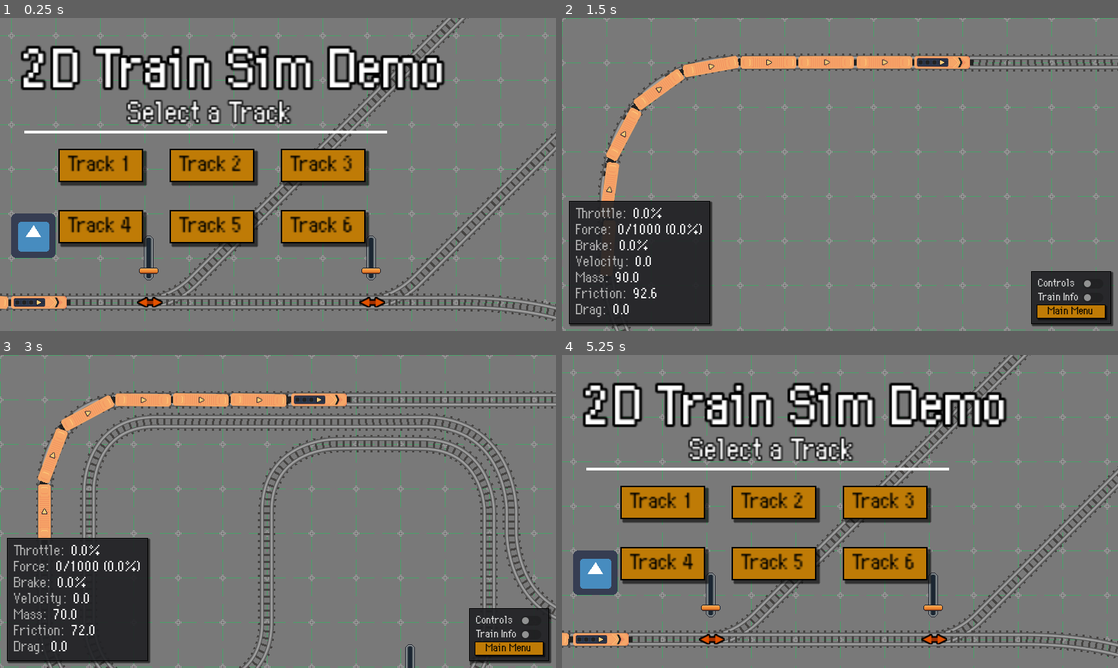
Above: before the commit, frames 1-4 (two rows, left to right).
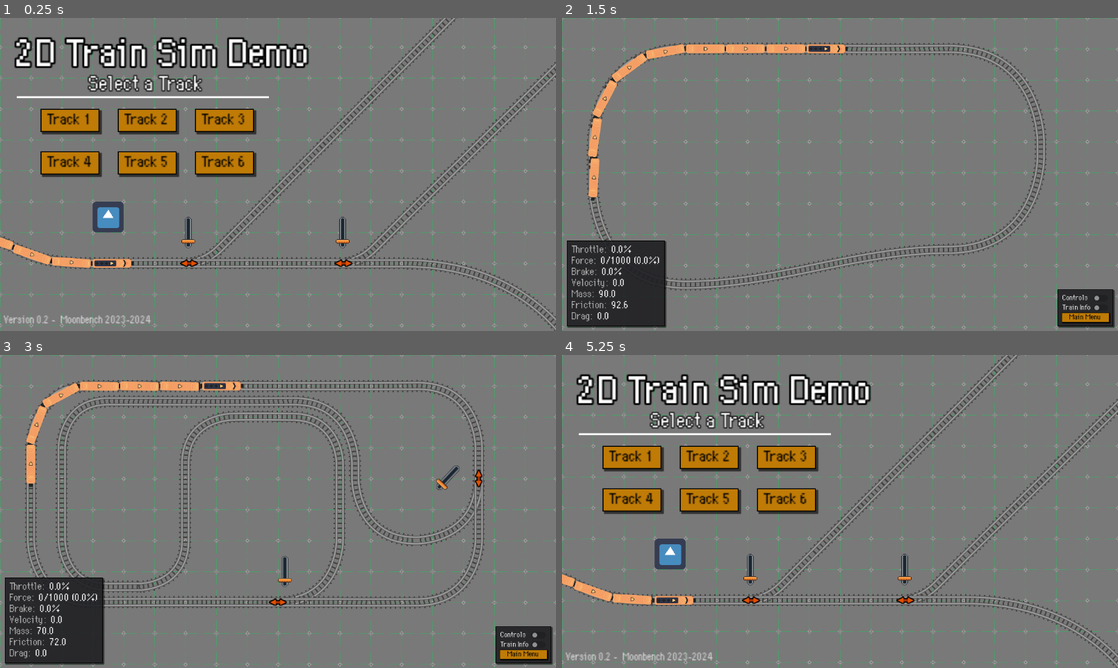
Above: after the commit, the same moments.

Repository: moonbench/simple-godot-train
Game: Godot game, scene res://Demo/Scenes/Game.tscn
Same seed, same stepped clock (60 frames per second), same inputs: the game is played once before the commit and once after it. The engine's default icon, where the game draws it, is replaced by a stand-in: a white triangle on a blue panel in a dark square.
Inputs (mouse positions are in pixels of both pictures, inside the frame that each line leads up to):
- Up to frame 1 (0.25 s): no input
- Up to frame 2 (1.5 s): click (712, 259) at 0.52 s; click "Track 1" at 1.25 s
- Up to frame 3 (3 s): click "Main Menu" at 2 s; click "Track 2" at 2.75 s
- Up to frame 4 (5.25 s): click "Main Menu" at 3.5 s; click "Track 3" at 4.25 s; click "Main Menu" at 5 s

The runs differ from the first frame. In frame 1, 36% of the frame differs, in the area x 0-100%, y 0-100%; in frame 2, 22%; in frame 3, 28%; in frame 4, 36%.

Commit message:
Fixup title screen paths, update version string

Diff:
--- a/Demo/Scenes/Game.tscn
+++ b/Demo/Scenes/Game.tscn
@@ -73,21 +73,21 @@
 [sub_resource type="Curve2D" id="12"]
 resource_local_to_scene = true
 _data = {
-"points": PackedVector2Array(-248.275, 0, 248.275, 0, 0, 0, 0, 0, 0, 0, 312, 128)
+"points": PackedVector2Array(-248.275, 0, 248.275, 0, 0, 0, 0, 0, 0, 0, 344, 168)
 }
 point_count = 2
 
 [sub_resource type="Curve2D" id="13"]
 resource_local_to_scene = true
 _data = {
-"points": PackedVector2Array(0, 0, 0, 0, 0, 0, 0, 0, 0, 0, 312, -312, 0, 0, 0, 0, 312, -448, 0, 0, 0, 0, 184, -576, 0, 0, 0, 0, -264, -576)
-}
-point_count = 5
+"points": PackedVector2Array(0, 0, 0, 0, 0, 0, 0, 0, 0, 0, 432, -424, 0, 0, 0, 0, 184, -576, 0, 0, 0, 0, -264, -576)
+}
+point_count = 4
 
 [sub_resource type="Curve2D" id="16"]
 resource_local_to_scene = true
 _data = {
-"points": PackedVector2Array(0, 0, 0, 0, 48, 168, 0, 0, 0, 0, 240, 392, 0, 0, 0, 0, 1392, 392, 0, 0, 0, 0, 1456, 328)
+"points": PackedVector2Array(0, 0, 0, 0, 48, 168, 0, 0, 0, 0, 240, 392, 0, 0, 0, 0, 1392, 392, 0, 0, 0, 0, 1488, 368)
 }
 point_count = 4
 
@@ -373,7 +373,7 @@
 theme_override_colors/font_color = Color(0.858824, 0.858824, 0.858824, 1)
 theme_override_fonts/font = SubResource("15")
 theme_override_font_sizes/font_size = 8
-text = "Version 1.1 (Godot 4) -  Moonbench Games 2024"
+text = "Version 0.2 -  Moonbench 2023-2024"
 
 [node name="TrackSwitch2" parent="." instance=ExtResource("5")]
 position = Vector2(-128, 448)
--- a/project.godot
+++ b/project.godot
@@ -12,13 +12,14 @@
 
 config/name="2D Train Simulator"
 config/description="For Godot version 3.5"
+config/version="0.2"
 run/main_scene="res://Demo/Scenes/Game.tscn"
 config/features=PackedStringArray("4.2")
 config/icon="res://icon.png"
 
 [display]
 
-window/stretch/mode="2d"
+window/stretch/mode="viewport"
 
 [global]
 
